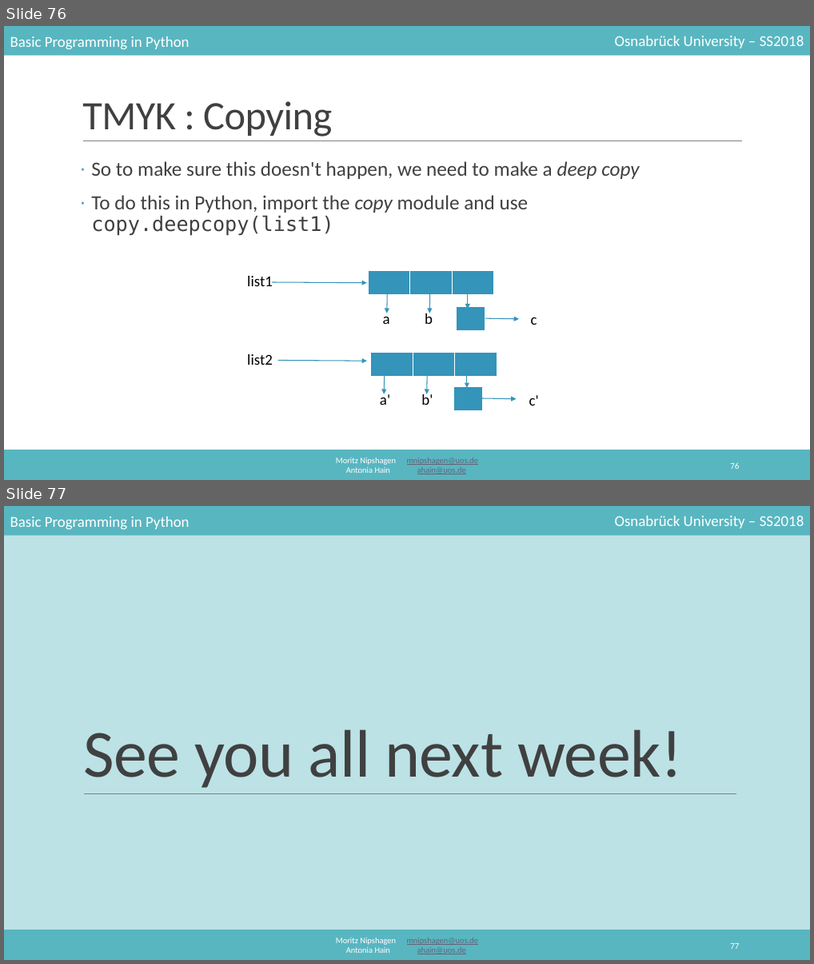
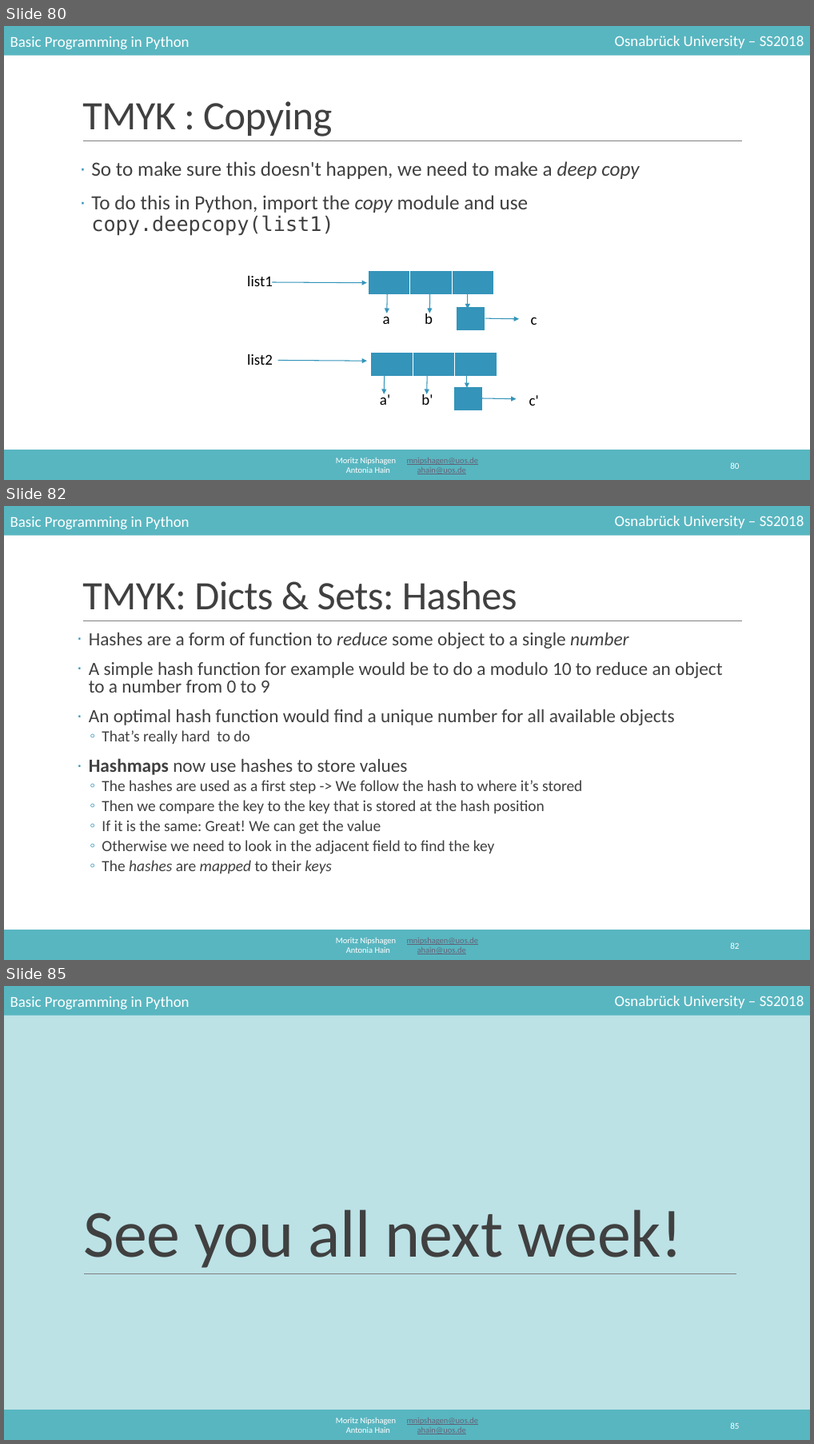
Before and after one commit to mnipshagen/monty, a slide deck: 2018/04/04_Lists_and_Collections.pptx. Shown one above the other, each under a label of ours: slides 76 and 77 before the commit, slides 80, 82 and 85 after it; the slides between them are not shown. The pictures are 814x964 and 814x1444 pixels, drawn with LibreOffice and Linux fonts; fonts in the diff are those of the drawing. Boxes give left, top, right and bottom in pixels: in the first picture for what was removed or moved away, otherwise in the second. Text is boxed around its words. In the diff, an @@ line names an element or a change of style, - is before the commit and + after.

```diff
--- a/2018/04/04_Lists_and_Collections.pptx
+++ b/2018/04/04_Lists_and_Collections.pptx
@@ slide 82 added at bbox=[4, 506, 810, 960], background #FFFFFF; not listed: 6 template elements that a slide beside it also shows @@
@@ title added at bbox=[82, 581, 518, 610], 48 pt, text #404040 @@
+TMYK: Dicts & Sets: Hashes
@@ text added at bbox=[89, 632, 722, 873], 18.5 pt, text #404040 @@
+· Hashes are a form of function to reduce some object to a single number
+· A simple hash function for example would be to do a modulo 10 to reduce an object to a number from 0 to 9
+· An optimal hash function would find a unique number for all available objects
+  ◦ That’s really hard to do
+· Hashmaps now use hashes to store values
+  ◦ The hashes are used as a first step -> We follow the hash to where it’s stored
+  ◦ Then we compare the key to the key that is stored at the hash position
+  ◦ If it is the same: Great! We can get the value
+  ◦ Otherwise we need to look in the adjacent field to find the key
+  ◦ The hashes are mapped to their keys
@@ page number added at bbox=[730, 942, 739, 948], 10.5 pt, text #FFFFFF @@
+82
@@ what was slide 76 is now slide 80 @@
@@ page number at bbox=[730, 462, 739, 468]: text changed @@
-76
+80
@@ what was slide 77 is now slide 85 @@
@@ page number at bbox=[730, 1422, 739, 1428]: text changed @@
-77
+85
```
Also in this commit, not shown: 9 slides changed, 7 other slides added.
